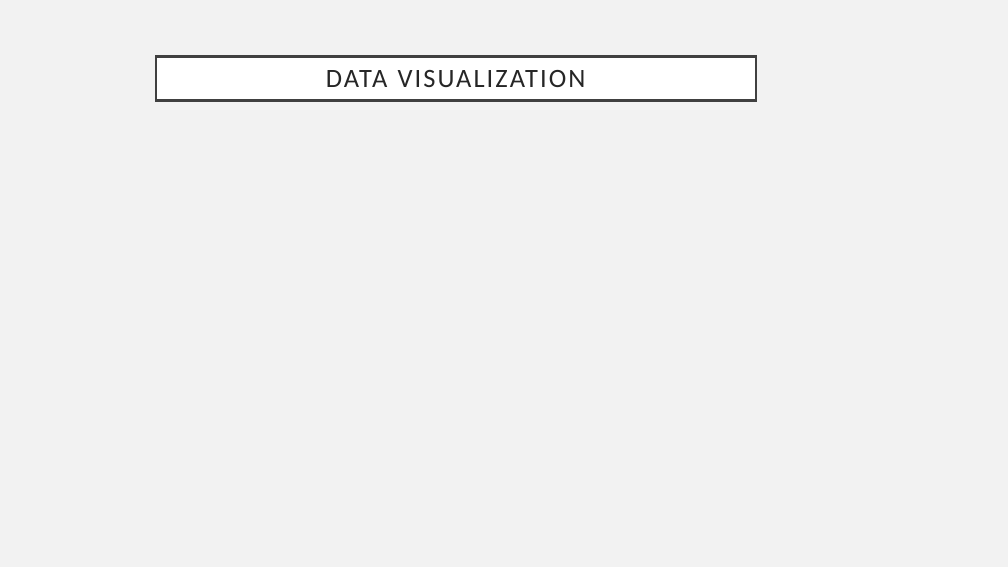
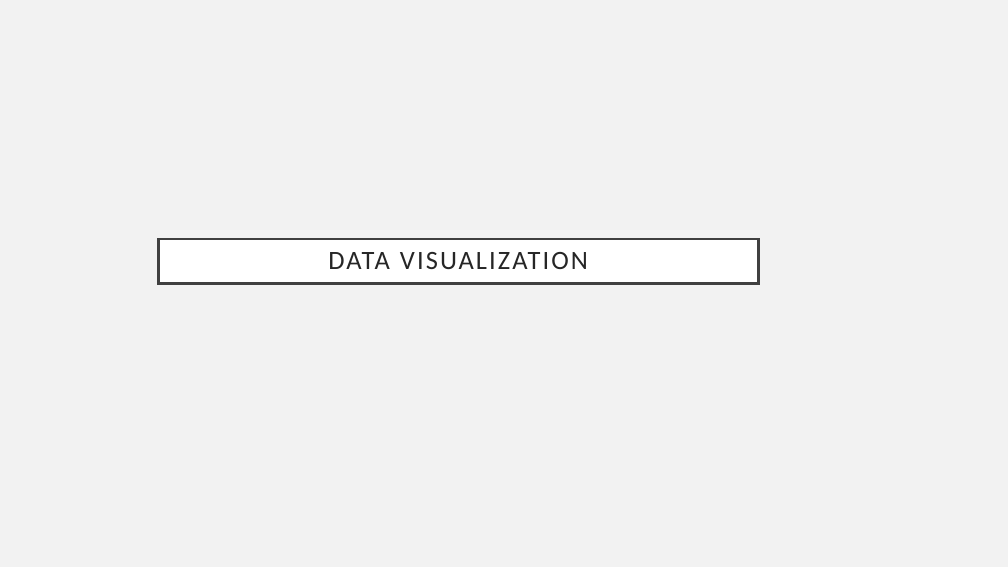
Before and after one commit to gokulrajar15/Global-Terrorism-Analysis-Using-Power-BI, a slide deck: slide 6 of ppt.pptx. Drawn at 1008x567 pixels with LibreOffice and Linux fonts; fonts in the diff are those of the drawing. Boxes give left, top, right and bottom in pixels: in the first picture for what was removed or moved away, otherwise in the second. Text is boxed around its words. In the diff, an @@ line names an element or a change of style, - is before the commit and + after.

```diff
--- a/ppt.pptx
+++ b/ppt.pptx
@@ title "DATA VISUALIZATION": place and size @@
-title "DATA VISUALIZATION" at (156, 56, 756, 101)
+title "DATA VISUALIZATION" at (159, 239, 759, 284)
```
Also in this commit, not shown: 3 other slides changed, 3 slides added, 1 other file.
